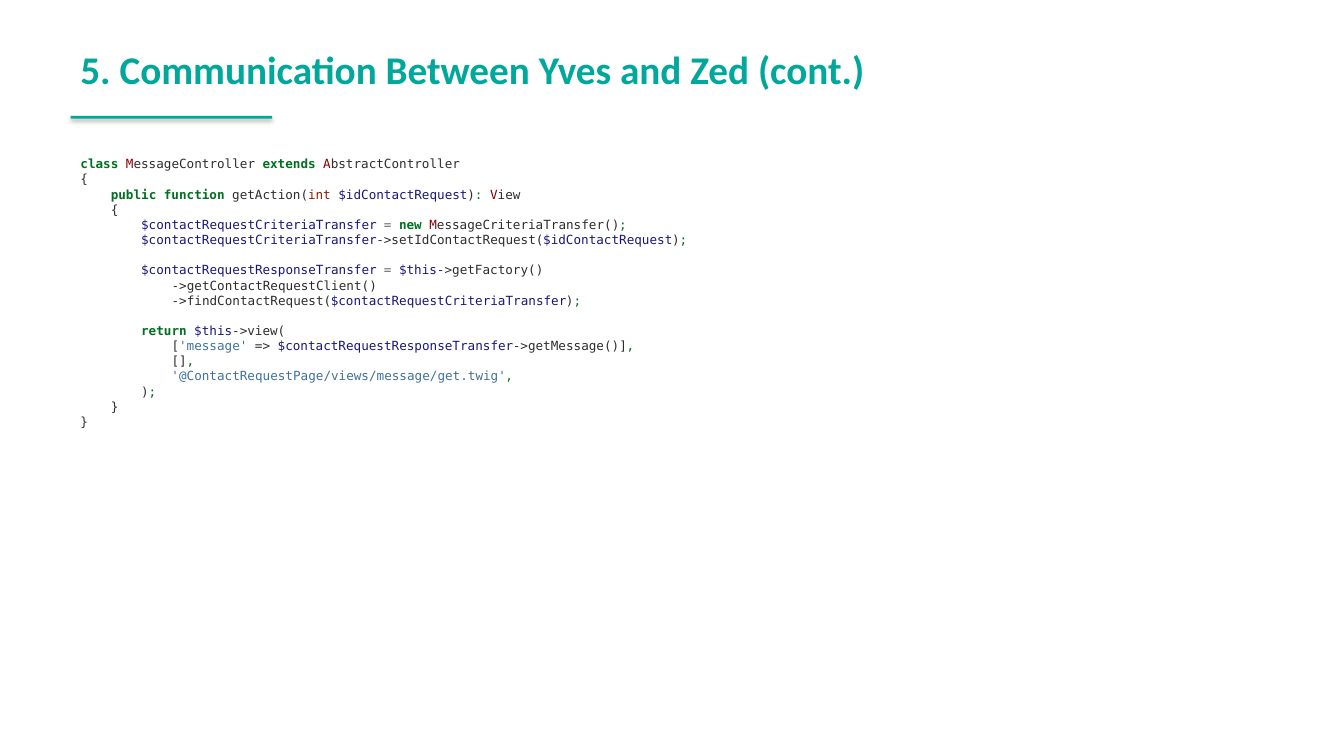
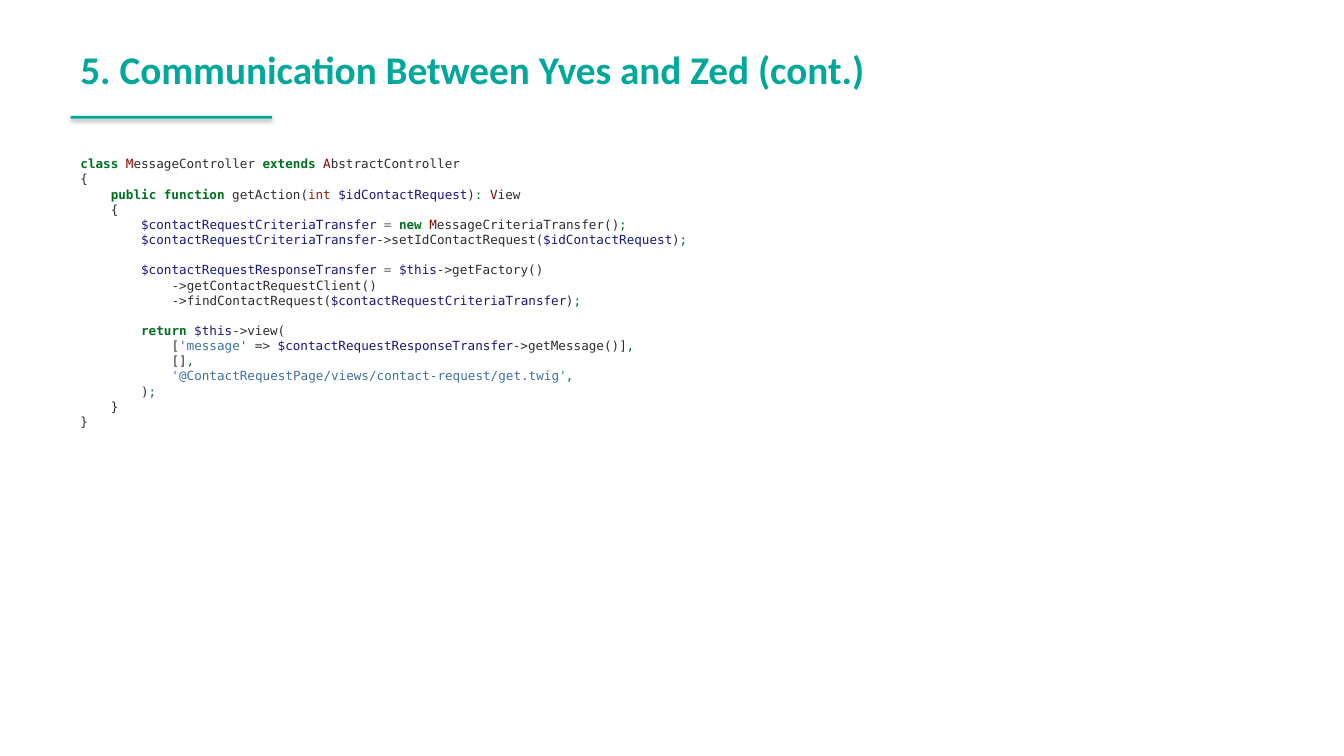
Before and after one commit to spryker-academy/instructor-exercises, a slide deck: slide 35 of guides-pptx/spryker-academy-fundamental.pptx. Drawn at 1344x756 pixels with LibreOffice and Linux fonts; fonts in the diff are those of the drawing. Boxes give left, top, right and bottom in pixels: in the first picture for what was removed or moved away, otherwise in the second. Text is boxed around its words. In the diff, an @@ line names an element or a change of style, - is before the commit and + after.

```diff
--- a/guides-pptx/spryker-academy-fundamental.pptx
+++ b/guides-pptx/spryker-academy-fundamental.pptx
@@ text at bbox=[171, 370, 573, 383]: text changed @@
-'@ContactRequestPage/views/message/get.twig',
+'@ContactRequestPage/views/contact-request/get.twig',
```
Also in this commit, not shown: 22 other slides changed, 2 other files.
